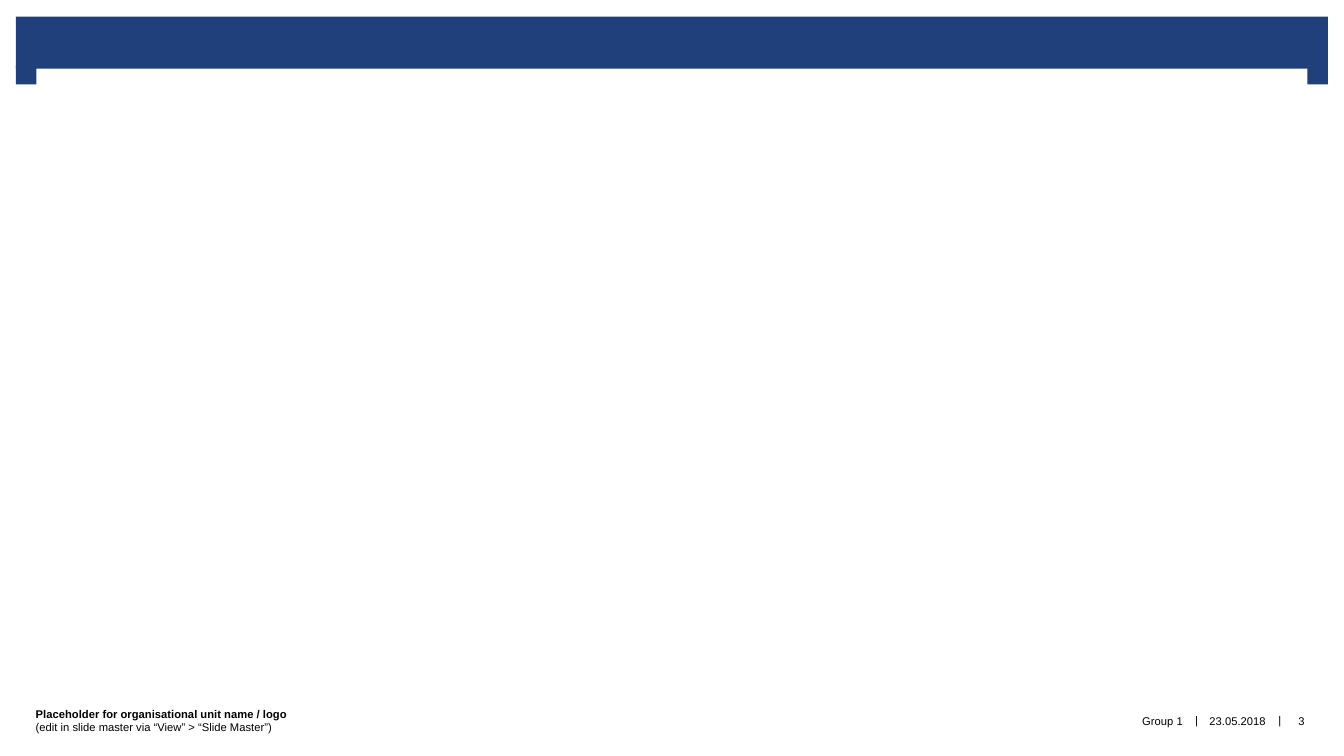
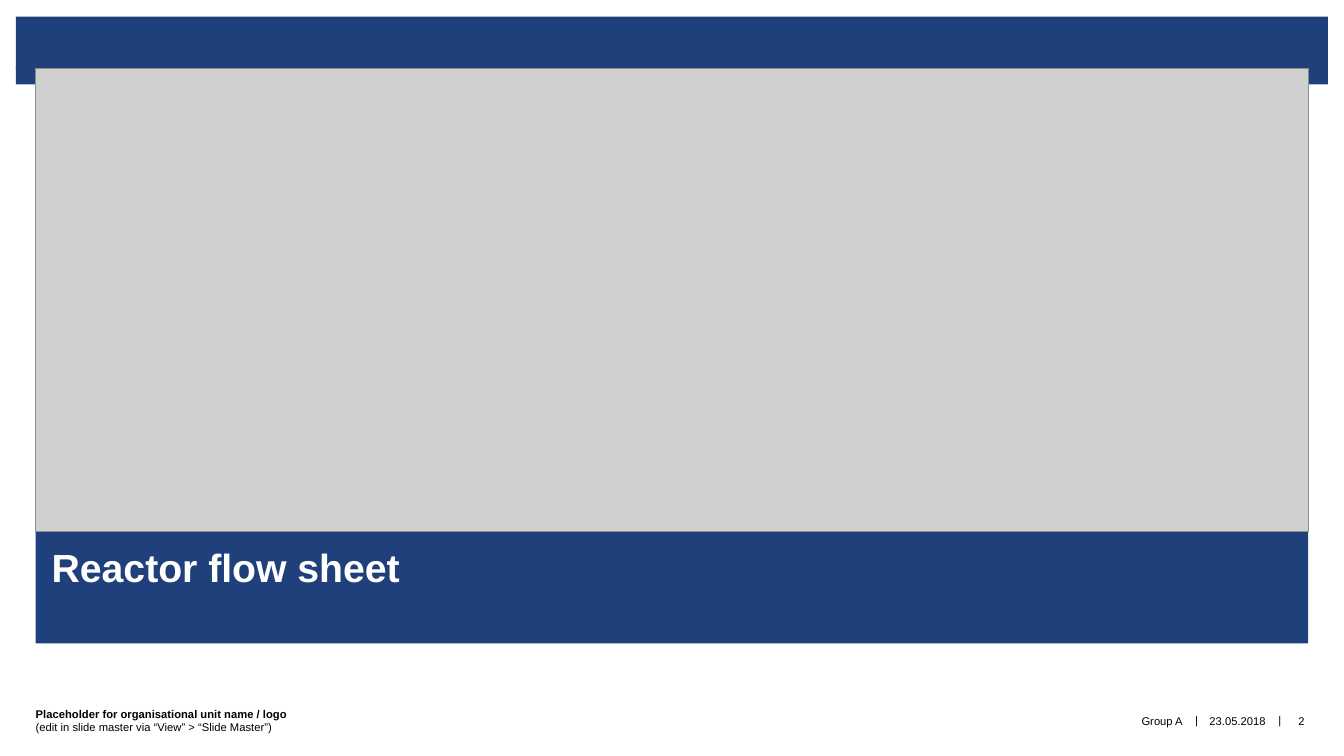
Before and after one commit to triceert/CS, a slide deck: slide 2 of Case_Study_presentation.pptx (slide 3 before the commit). Drawn at 1344x756 pixels with LibreOffice and Linux fonts; fonts in the diff are those of the drawing; grey boxes stand for pictures; background and template pictures are left out. Boxes give left, top, right and bottom in pixels: in the first picture for what was removed or moved away, otherwise in the second. Text is boxed around its words. In the diff, an @@ line names an element or a change of style, - is before the commit and + after.

Commit message:
Insert reactor flow sheet

```diff
--- a/Case_Study_presentation.pptx
+++ b/Case_Study_presentation.pptx
@@ picture added at [35,69,1308,532] @@
@@ title added at [35,531,1308,643], fill #1F407A, 28 pt, text #FFFFFF, bold @@
+Reactor flow sheet
@@ text at [1142,717,1182,727]: text changed @@
-Group 1
+Group A
```
Also in this commit, not shown: 8 other slides changed.
